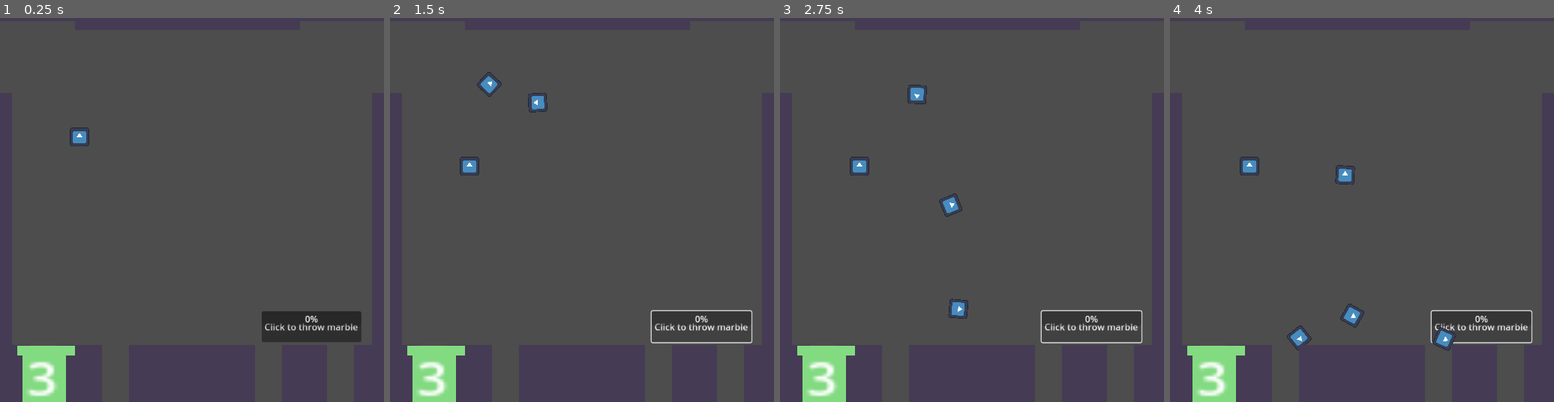
Above: before the commit, frames 1-4 (left to right).
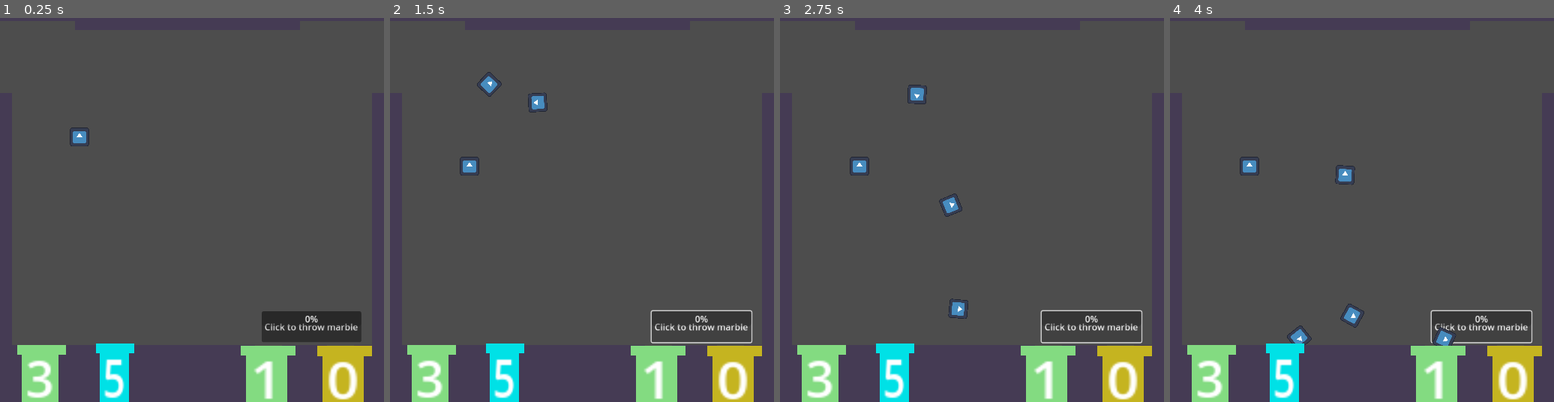
Above: after the commit, the same moments.

Repository: v1ctorio/gamble
Game: Godot game, scene res://pachinko.tscn
The game is run twice, just before and just after one commit, with the same random seed, the same clock (stepped at 60 frames per second) and the same inputs. The engine's default icon, where the game draws it, is replaced by a stand-in: a white triangle on a blue panel in a dark square.
Inputs:
- Up to frame 1 (0.25 s): no input
- Up to frame 2 (1.5 s): click "Click to throw marble" at 0.5 s; click "Click to throw marble" at 1.25 s
- Up to frame 3 (2.75 s): click "Click to throw marble" at 2 s
- Up to frame 4 (4 s): tap Enter at 2.75 s

The runs differ from the first frame. In frame 1, 5.2% of the frame differs, in the area x 4-97%, y 84-100%; in frame 2, 5.2%; in frame 3, 5.2%; in frame 4, 5.2%.

Commit message:
more ugly pipes

Diff:
--- a/pachinko.tscn
+++ b/pachinko.tscn
@@ -87,6 +87,20 @@
 position = Vector2(-195, -146)
 
 [node name="ScorePipe" parent="." instance=ExtResource("8_oss1s")]
-position = Vector2(-311, 241.00002)
-scale = Vector2(17.484802, 14.581041)
+position = Vector2(-310, 240)
+scale = Vector2(14.479217, 14.245744)
 giving_score = 3
+
+[node name="ScorePipe2" parent="." instance=ExtResource("8_oss1s")]
+position = Vector2(87, 240.99998)
+giving_score = 1
+
+[node name="ScorePipe3" parent="." instance=ExtResource("8_oss1s")]
+position = Vector2(-170, 237)
+scale = Vector2(11.515637, 14.728286)
+giving_score = 5
+color = Color(0, 0.88235295, 0.9019608, 1)
+
+[node name="ScorePipe4" parent="." instance=ExtResource("8_oss1s")]
+position = Vector2(223, 242)
+color = Color(0.77270937, 0.7055149, 0.12687725, 1)
--- a/scenes/pachinko/score_pipe.gd
+++ b/scenes/pachinko/score_pipe.gd
@@ -1,10 +1,14 @@
 extends Node2D
 
 @export var giving_score: int = 0
+@export var color: Color
 
 func _ready() -> void:
 	$Label.text = str(giving_score)
 	$Area2D.body_entered.connect(_on_body_entered)
+	if color:
+		$ColorRect.color = color
+		$ColorRect2.color = color
 
 
 func _on_body_entered(body) -> void:
--- a/scenes/pachinko/score_pipe.tscn
+++ b/scenes/pachinko/score_pipe.tscn
@@ -1,11 +1,15 @@
-[gd_scene load_steps=3 format=3 uid="uid://0san22hrnag0"]
+[gd_scene load_steps=4 format=3 uid="uid://0san22hrnag0"]
 
 [ext_resource type="Script" uid="uid://cffmvole0sexw" path="res://scenes/pachinko/score_pipe.gd" id="1_11hvb"]
+
+[sub_resource type="LabelSettings" id="LabelSettings_11hvb"]
+font_size = 28
 
 [sub_resource type="RectangleShape2D" id="RectangleShape2D_isxtw"]
 size = Vector2(3, 6)
 
 [node name="ScorePipe" type="Node2D"]
+scale = Vector2(16.553728, 14.385767)
 script = ExtResource("1_11hvb")
 
 [node name="ColorRect2" type="ColorRect" parent="."]
@@ -25,6 +29,7 @@
 size_flags_horizontal = 4
 size_flags_vertical = 4
 color = Color(0.5118882, 0.8573731, 0.5046572, 1)
+metadata/_edit_use_anchors_ = true
 
 [node name="ColorRect" type="ColorRect" parent="."]
 custom_minimum_size = Vector2(2.56, 2.815)
@@ -41,14 +46,17 @@
 size_flags_horizontal = 4
 size_flags_vertical = 4
 color = Color(0.5118882, 0.8573731, 0.5046572, 1)
+metadata/_edit_use_anchors_ = true
 
 [node name="Label" type="Label" parent="."]
 offset_left = 1.0000001
 offset_right = 11.0
 offset_bottom = 23.0
-scale = Vector2(0.34, 0.34)
+scale = Vector2(0.21793084, 0.218963)
 text = "2"
+label_settings = SubResource("LabelSettings_11hvb")
 horizontal_alignment = 1
+metadata/_edit_use_anchors_ = true
 
 [node name="Area2D" type="Area2D" parent="."]
 
